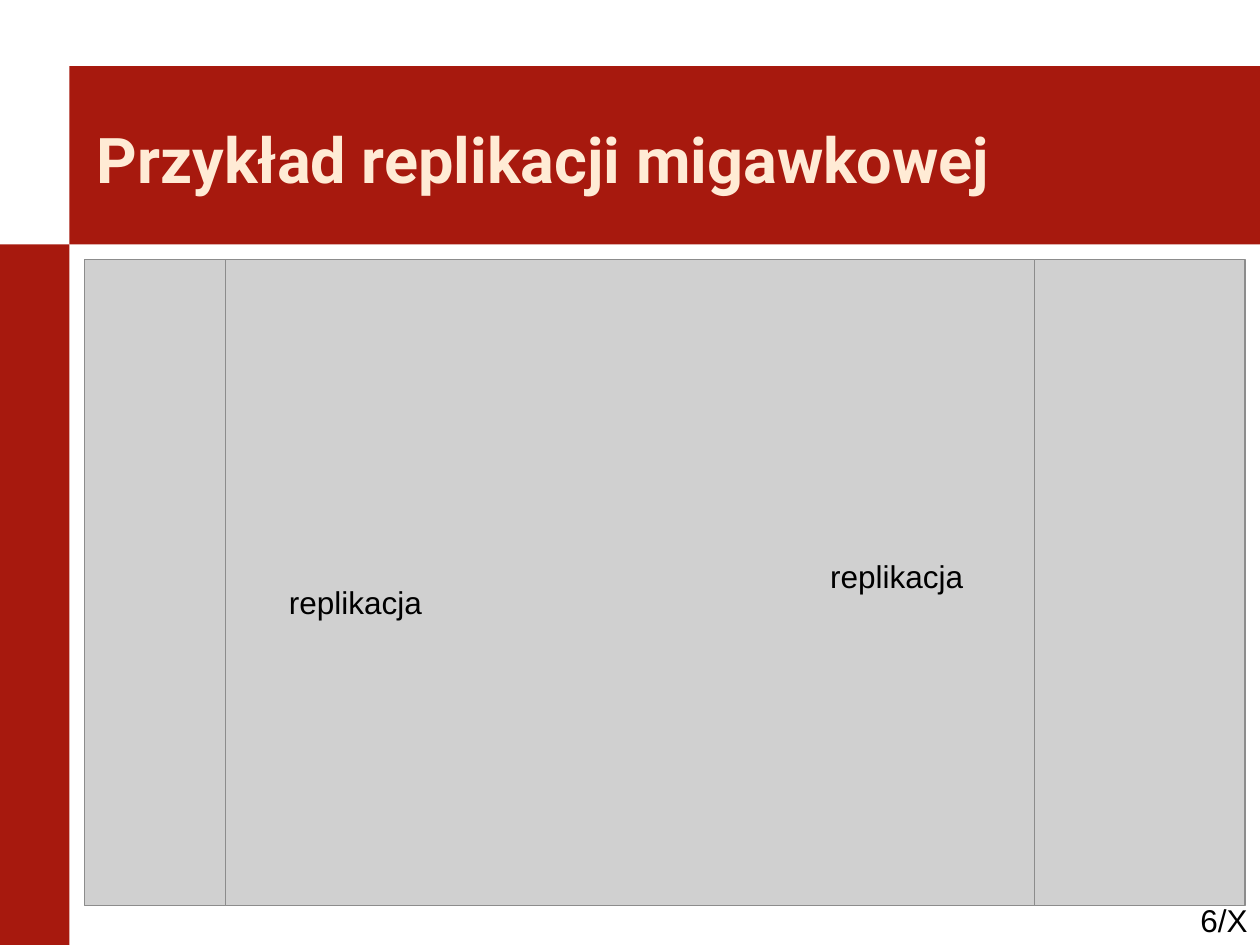
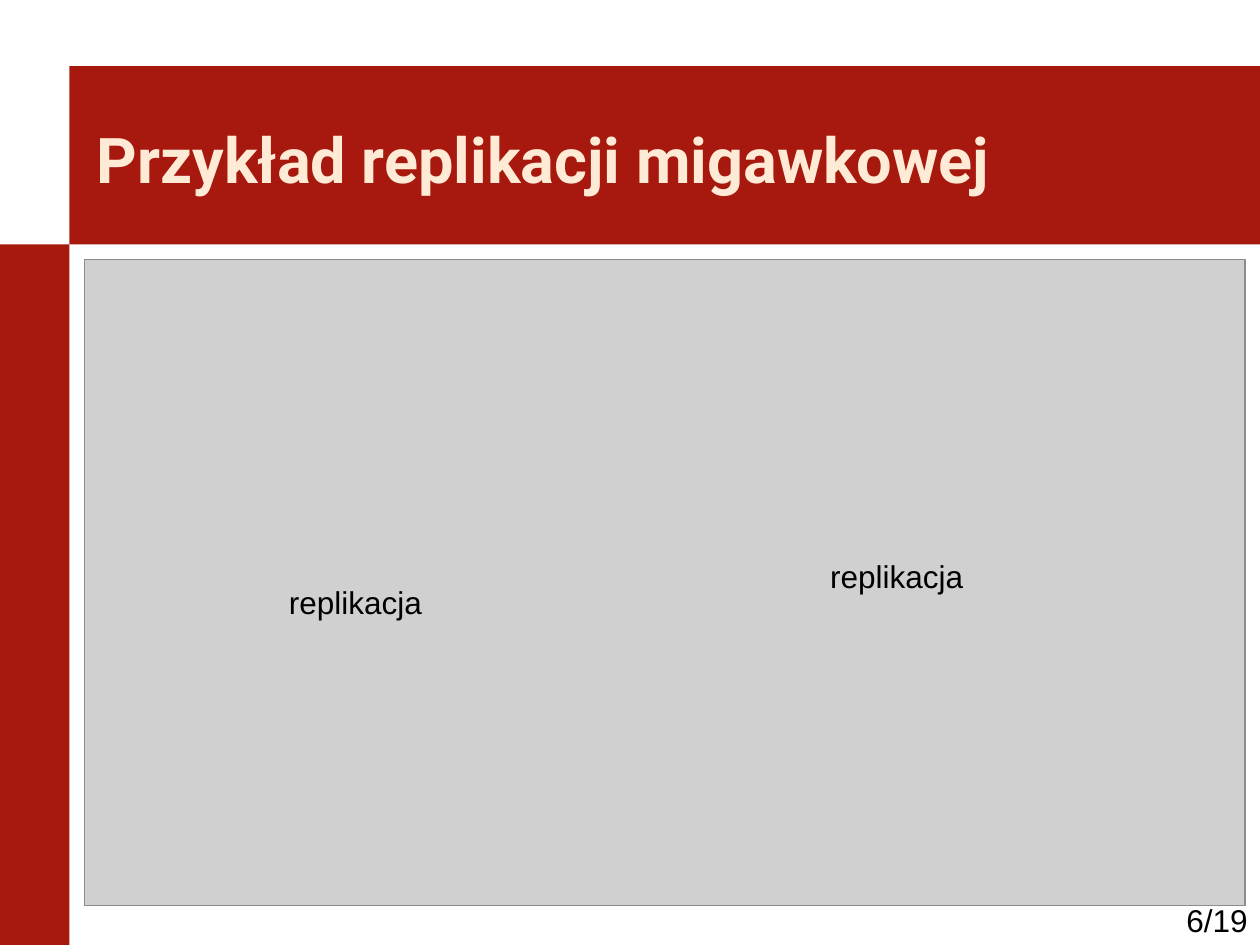
Before and after one commit to kaczanmo/projekt_bd_2013, a slide deck: slide 6 of prezentacja_1/prezentacja_1.ppt. Drawn at 1260x945 pixels with LibreOffice and Linux fonts; fonts in the diff are those of the drawing; grey boxes stand for pictures; background and template pictures are left out. Boxes give left, top, right and bottom in pixels: in the first picture for what was removed or moved away, otherwise in the second. Text is boxed around its words. In the diff, an @@ line names an element or a change of style, - is before the commit and + after.

```diff
--- a/prezentacja_1/prezentacja_1.ppt
+++ b/prezentacja_1/prezentacja_1.ppt
@@ picture removed at <box>226,260,1034,906</box> @@
@@ page number at <box>1186,909,1247,933</box>: text changed @@
-6/X
+6/19
```
Also in this commit, not shown: 5 other slides changed, 1 other file.
